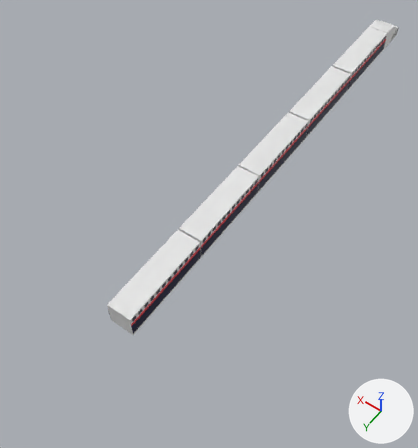
Two versions of the FBX model Assets/3D Models/SM_Train.fbx, one commit apart.
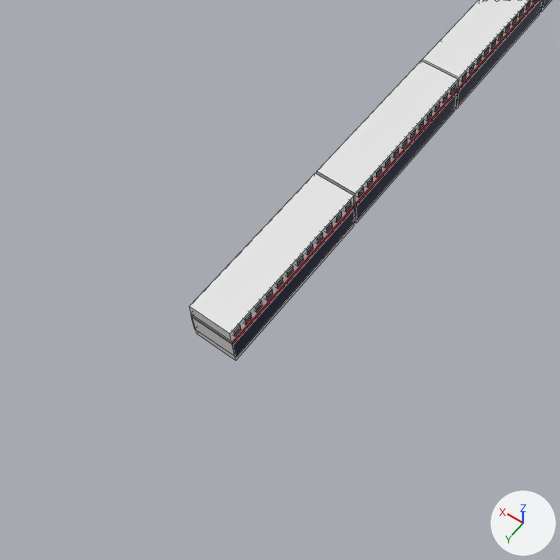
Old and new are each drawn whole from a camera (50 mm lens) standing at (-15.9, 47.5, 36.1) and looking at (1.7, 22.8, -2.8) and again close up on the part from 0% to 76% of the width and 29% to 100% of the height. The lights are fixed; the arrows at lower right show +X, +Y and +Z. The close-ups show mesh edges as thin lines. Where no turn or scale is listed for an object, it has been applied to the vertices. Vertices at the same position are counted once.
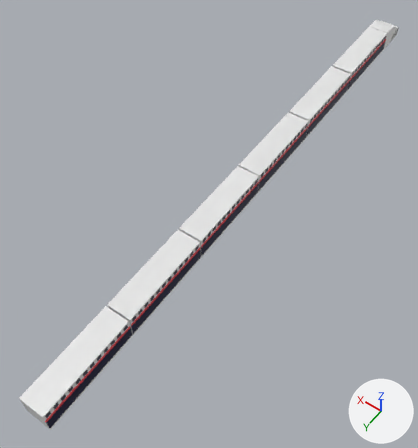
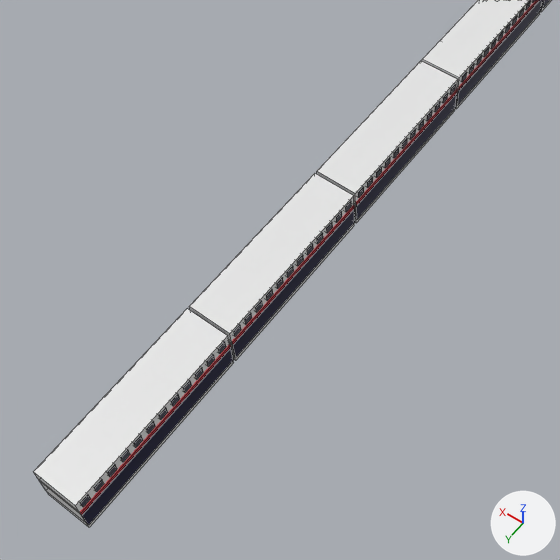
The change in detail:
me_cube_011 has 646 vertices, 469 faces and spans x -1.1..8.8, y -19.6..26.2, z -1.9..0.3.
me_cube_011 is used by ob_cube_007; location (0.0, 12.31, 1.98).
me_cube_011 part 1: a new loose piece, a box spanning x -1.0..1.0, y 23.3..31.1, z -1.9..0.3, in mat_material_001 (white #e7e7e7).
me_cube_011 part 2: a new loose piece, a box spanning x -1.05..1.05, y 23.35..31.1, z -0.48..-0.32, in mat_material_005 (red #e73948).
me_cube_011 part 3: a new loose piece, a box spanning x -1.05..1.05, y 23.35..31.1, z -1.54..-0.56, in mat_material_004 (dark blue #000031).
me_cube_011 part 4: a new loose piece, a box spanning x -1.04..1.03, y 23.56..23.91, z -0.18..0.18, in mat_material_010 (dark grey #3a3947).
me_cube_011 part 5: a new loose piece, a box spanning x -1.04..1.03, y 24.2..24.55, z -0.18..0.18, in mat_material_010 (dark grey #3a3947).
me_cube_011 part 6: a new loose piece, a box spanning x -1.04..1.03, y 24.84..25.19, z -0.18..0.18, in mat_material_010 (dark grey #3a3947).
me_cube_011 part 7: a new loose piece, a box spanning x -1.04..1.03, y 25.47..25.83, z -0.18..0.18, in mat_material_010 (dark grey #3a3947).
me_cube_011 part 8: a new loose piece, a box spanning x -1.04..1.03, y 26.11..26.46, z -0.18..0.18, in mat_material_010 (dark grey #3a3947).
me_cube_011 part 9: a new loose piece, a box spanning x -1.04..1.03, y 26.75..27.1, z -0.18..0.18, in mat_material_010 (dark grey #3a3947).
me_cube_011 part 10: a new loose piece, a box spanning x -1.04..1.03, y 27.39..27.74, z -0.18..0.18, in mat_material_010 (dark grey #3a3947).
me_cube_011 part 11: a new loose piece, a box spanning x -1.04..1.03, y 28.02..28.38, z -0.18..0.18, in mat_material_010 (dark grey #3a3947).
me_cube_011 part 12: a new loose piece, a box spanning x -1.04..1.03, y 28.66..29.01, z -0.18..0.18, in mat_material_010 (dark grey #3a3947).
me_cube_011 part 13: a new loose piece, a box spanning x -1.04..1.03, y 29.3..29.65, z -0.18..0.18, in mat_material_010 (dark grey #3a3947).
me_cube_011 part 14: a new loose piece, a box spanning x -1.04..1.03, y 29.94..30.29, z -0.18..0.18, in mat_material_010 (dark grey #3a3947).
me_cube_011 part 15: a new loose piece, a box spanning x -1.04..1.03, y 30.57..30.93, z -0.18..0.18, in mat_material_010 (dark grey #3a3947).

Location of each change, [x1, y1, x2, y2] in pixels of the close-ups (560 x 560 px):
'Cube.007', reshaped
    before: [189, 0, 552, 361]
    after: [34, 0, 552, 527]
part 1 of me_cube_011, added
    after: [34, 309, 234, 527]
part 2 of me_cube_011, added (red)
    after: [80, 344, 231, 515]
part 3 of me_cube_011, added
    after: [40, 347, 234, 525]
part 4 of me_cube_011, added
    after: [218, 342, 226, 354]
part 5 of me_cube_011, added
    after: [207, 355, 215, 367]
part 6 of me_cube_011, added
    after: [195, 368, 203, 379]
part 7 of me_cube_011, added
    after: [183, 381, 192, 392]
part 8 of me_cube_011, added
    after: [171, 394, 180, 406]
part 9 of me_cube_011, added
    after: [159, 408, 168, 420]
part 10 of me_cube_011, added
    after: [146, 422, 155, 434]
part 11 of me_cube_011, added
    after: [133, 435, 143, 448]
part 12 of me_cube_011, added
    after: [121, 450, 130, 462]
part 13 of me_cube_011, added
    after: [107, 464, 117, 477]
part 14 of me_cube_011, added
    after: [94, 479, 104, 492]
part 15 of me_cube_011, added
    after: [80, 495, 91, 507]
